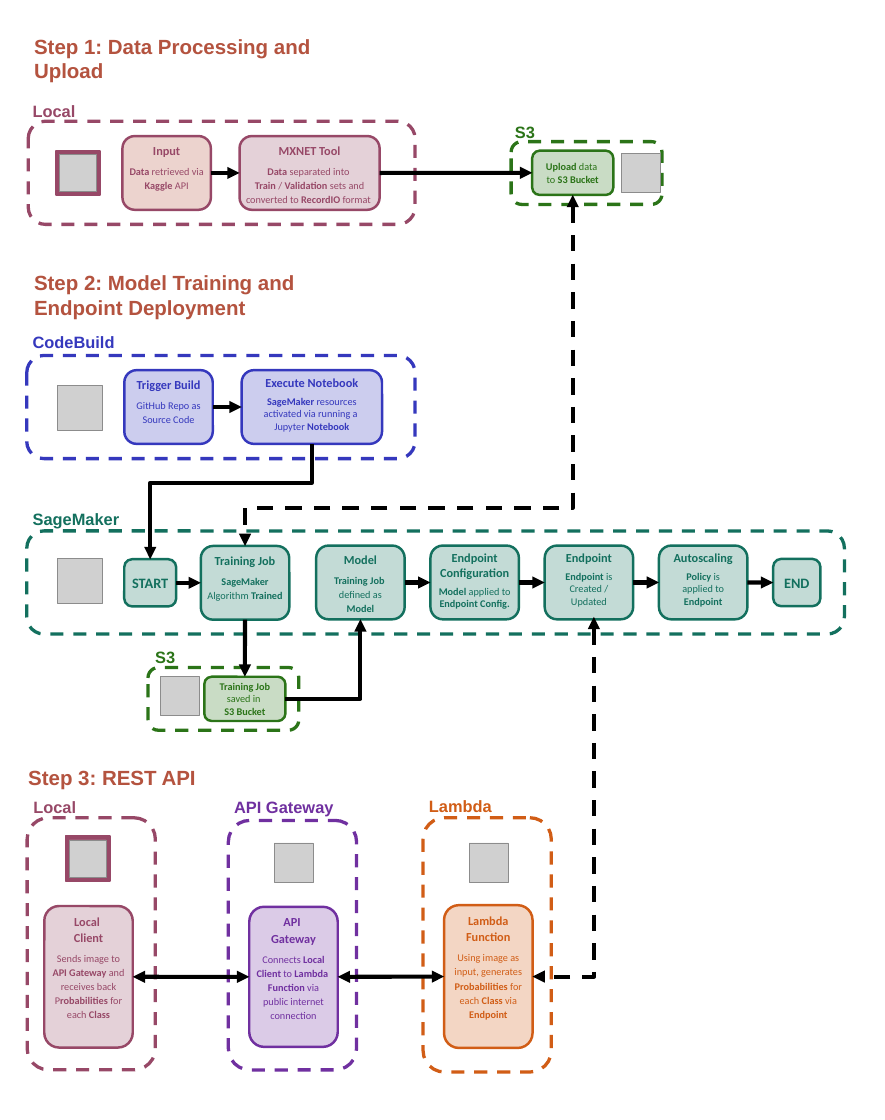
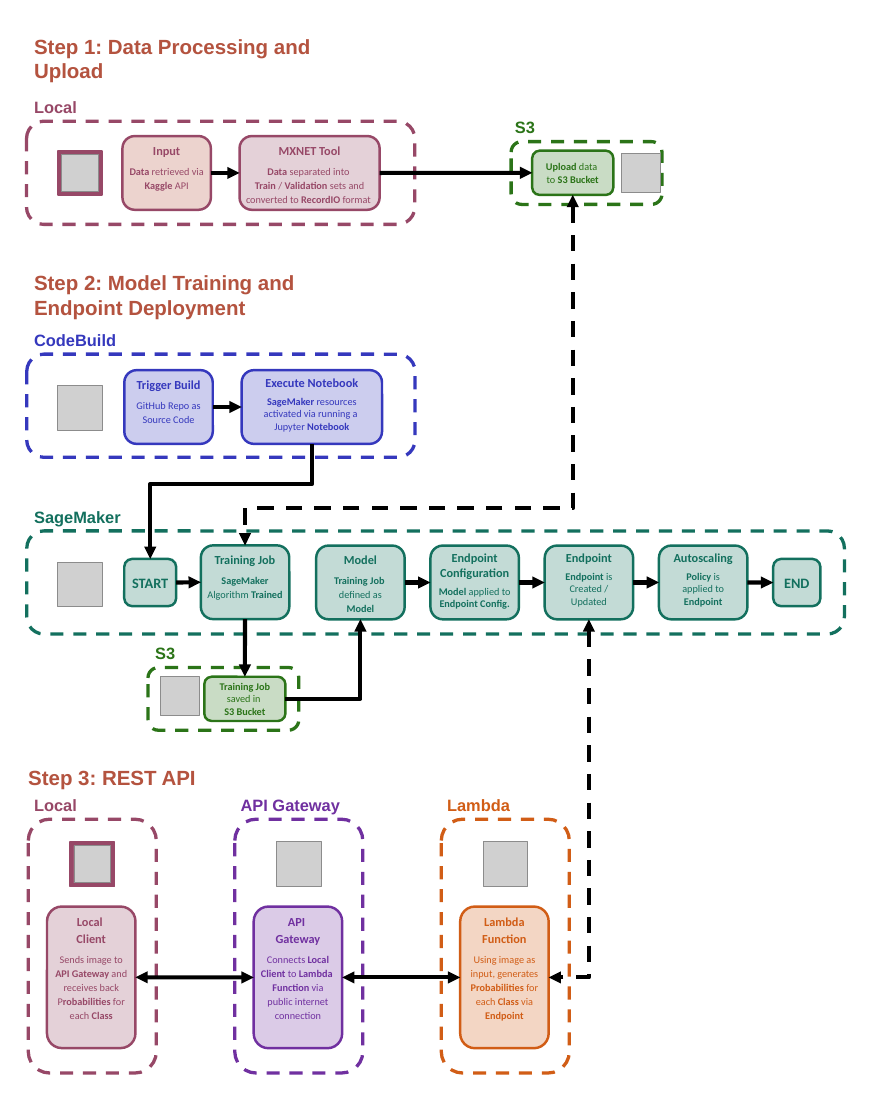
Before and after one commit to DSBA-6190-Final-Project-Team/DSBA-6190_Final-Project, a slide deck: slide 1 of presentation/process_flow_diagram.pptx. Drawn at 885x1120 pixels with LibreOffice and Linux fonts; fonts in the diff are those of the drawing; grey boxes stand for pictures. Boxes give left, top, right and bottom in pixels: in the first picture for what was removed or moved away, otherwise in the second. Text is boxed around its words. In the diff, an @@ line names an element or a change of style, - is before the commit and + after.

```diff
--- a/presentation/process_flow_diagram.pptx
+++ b/presentation/process_flow_diagram.pptx
@@ text "Local" rewrapped from bbox=[33, 105, 76, 121] to bbox=[34, 101, 77, 113] @@
@@ text "S3": place and size @@
-text "S3" at bbox=[515, 126, 535, 141]
+text "S3" at bbox=[515, 121, 535, 133]
@@ elbow double arrow (573, 195) - (245, 545): route changed @@
@@ elbow arrow (312, 444) - (150, 559): route changed @@
@@ picture: place and size @@
-picture at bbox=[58, 559, 102, 603]
+picture at bbox=[58, 562, 102, 607]
@@ elbow double arrow moved from (594, 617) - (533, 976) to (589, 619) - (549, 977) @@
@@ text "S3" rewrapped from bbox=[155, 651, 175, 667] to bbox=[155, 647, 175, 659] @@
@@ text "Local" rewrapped from bbox=[33, 801, 76, 817] to bbox=[34, 799, 77, 811] @@
@@ text "API Gateway": place and size @@
-text "API Gateway" at bbox=[234, 801, 334, 817]
+text "API Gateway" at bbox=[241, 799, 340, 815]
@@ text "Lambda": place and size @@
-text "Lambda" at bbox=[429, 800, 492, 812]
+text "Lambda" at bbox=[447, 799, 510, 811]
@@ rotation 90 to 0 degrees in 3 elements at bbox=[28, 819, 156, 1073], bbox=[235, 819, 363, 1073], bbox=[441, 819, 569, 1073] @@
@@ rectangle: place and size @@
-rectangle at bbox=[65, 836, 110, 881]
+rectangle at bbox=[70, 841, 114, 886]
@@ picture: place and size @@
-picture at bbox=[69, 840, 106, 877]
+picture at bbox=[74, 845, 110, 883]
@@ picture: place and size @@
-picture at bbox=[274, 843, 313, 881]
+picture at bbox=[277, 841, 321, 886]
@@ picture: place and size @@
-picture at bbox=[469, 843, 508, 882]
+picture at bbox=[483, 841, 527, 886]
@@ rounded rectangle "API Gateway": place and size @@
-rounded rectangle "API Gateway" at bbox=[249, 906, 337, 1046]
+rounded rectangle "API Gateway" at bbox=[254, 906, 342, 1048]
@@ rounded rectangle "Lambda Function": place and size @@
-rounded rectangle "Lambda Function" at bbox=[444, 905, 533, 1048]
+rounded rectangle "Lambda Function" at bbox=[460, 906, 549, 1048]
@@ double arrow moved from (133, 976) - (249, 976) to (136, 977) - (254, 977) @@
@@ double arrow moved from (337, 976) - (444, 976) to (342, 977) - (460, 977) @@
```
Also in this commit, not shown: 2 other files.
